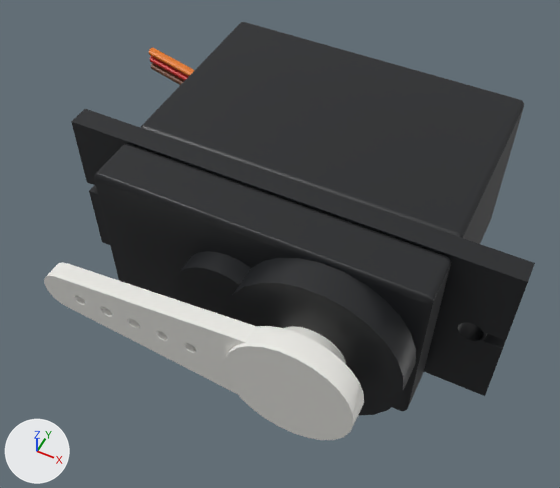
The glTF model web/public/models/parts/pololu-2818-fs90.glb, before and after one commit.
The view is the same before and after, from a 50 mm lens placed at (15.9, -47.9, 40.8), pointed at (-0.9, -14.5, -1.0). Every picture has the same lights, and +X, +Y and +Z are marked at lower left. The first picture is the older version. Where no turn or scale is listed for an object, it has been applied to the vertices. Vertices at exactly the same position are counted once.

Names of what the first picture shows: 'body', 'body_top', 'gear_tower', 'horn', 'spline', 'tabs' and 4 more.
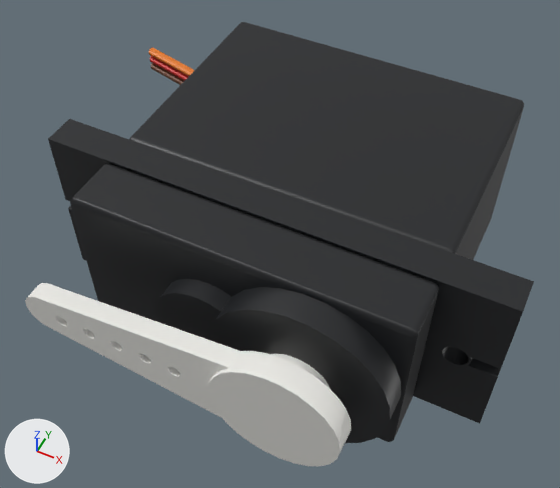
Where the newer file only moved an object's origin or applied its transform, the numbers keep the older frame.

Location of each change, (x1, y1, x2, y2) in pixels of the pictures (560 x 488 px; the box of a moved part takes in the faces that stretch with it):
'body_top', moved, rescaled: before (94, 144, 451, 411); after (70, 164, 439, 442)
'tabs', moved, rescaled: before (71, 109, 535, 396); after (48, 119, 534, 423)
'horn', moved: before (44, 263, 364, 440); after (25, 283, 351, 466)
'gear_tower', moved, rescaled: before (174, 251, 416, 415); after (156, 279, 401, 443)
part 2 of me_spline, moved or reshaped: before (284, 326, 346, 364); after (271, 354, 331, 390)

The edits, one by one:
me_gear_tower is used by ob_gear_tower; location (3.24, -21.54, 0.0).
me_gear_tower had 87 vertices, 170 faces and spanned x -8.2..8.2, y -1.1..1.1, z -6.1..6.1.
me_gear_tower now has 87 vertices, 170 faces and spans x -8.2..8.2, y -3.3..-1.5, z -6.1..6.1.
me_gear_tower part 1: the whole mesh is scaled about its middle by (1, 0.846, 1), then moved by (0.0, -2.4, 0.0).
me_spline is used by ob_spline; location (5.35, -23.99, 0.0).
me_spline had 52 vertices, 100 faces and spanned x -2.4..2.4, y -1.37..1.37, z -2.38..2.38.
me_spline now has 52 vertices, 100 faces and spans x -2.4..2.4, y -3.31..-0.85, z -2.38..2.38.
me_spline part 2: the whole mesh is rebuilt.
Object 'tabs' (ob_tabs) moves from (0.0, -15.8, 0.0) to (0.0, -17.6, 0.0).
Object 'tabs' (ob_tabs) is rescaled from (0.000488, 0.0000244, 0.000191) to (0.000497, 0.0000366, 0.000191).
Object 'body_top' (ob_body_top) moves from (0.0, -18.52, 0.0) to (0.0, -20.9, 0.0).
Object 'body_top' (ob_body_top) is rescaled from (0.000354, 0.0000587, 0.000191) to (0.000354, 0.0000641, 0.000191).
Object 'horn' (ob_horn) moves from (-1.64, -25.2, 0.0) to (-1.64, -27.14, 0.0).
